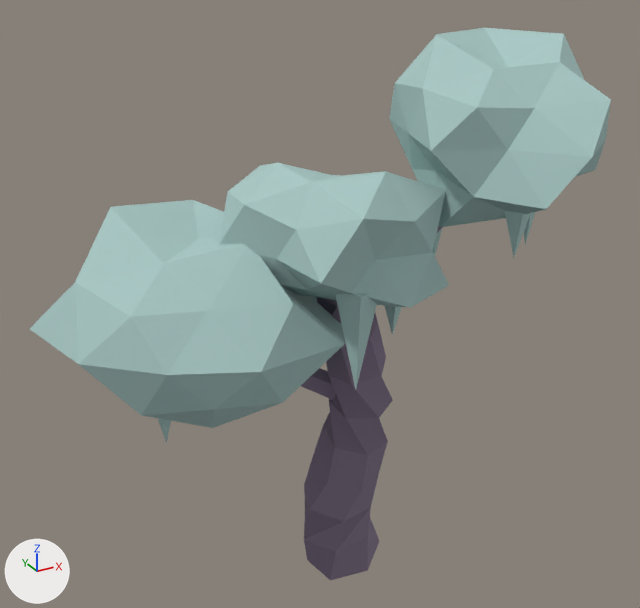
Two versions of the glTF model assets/models/goth_tree_teal/goth_tree_teal.glb, one commit apart.
Before and after are seen from a camera (50 mm lens) standing at (-4.51, -7.58, 6.88) and looking at (-0.39, -0.09, 3.14). Arrows for +X, +Y and +Z are at lower left; the lights stay in place. The older version comes first. Objects named as collision shapes, trigger or cutter boxes, shadow casters or lower levels of detail are left out. Vertices at exactly the same position are counted once.

Names of what the first picture shows: 'GothTree'.
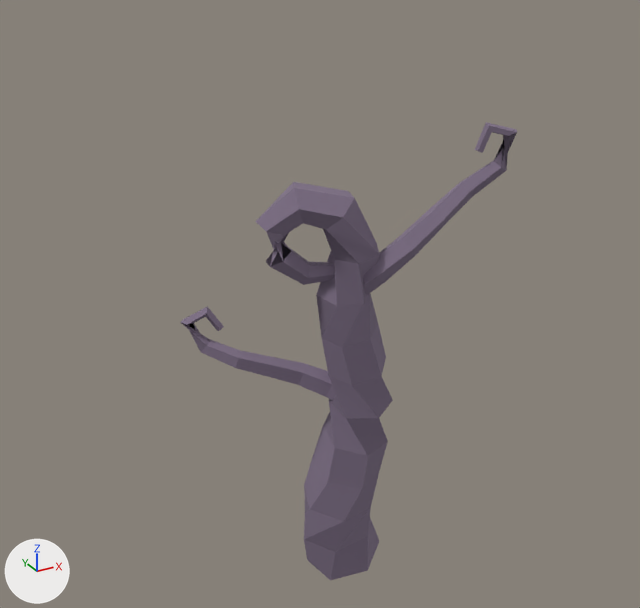
The change, as a diff of the scene's bpy script:
```diff
--- a/assets/models/goth_tree_teal/goth_tree_teal.glb.py
+++ b/assets/models/goth_tree_teal/goth_tree_teal.glb.py
@@ me_gothtree @@
 # used by ob_gothtree; location = (0.0, 0.0, 0.0)
-me_gothtree.from_pydata(...)  # 372 vertices, 684 faces; spans x -3.18..2.23, y -2.14..1.64, z -0.41..5.86
+me_gothtree.from_pydata(...)  # 192 vertices, 372 faces; spans x -1.76..1.31, y -1.04..0.46, z -0.41..5.05
+# me_gothtree part 1: 12 loose pieces with 180 vertices, spanning x -3.18..2.23, y -2.14..1.64, z 1.73..5.86, are deleted
 me_gothtree.materials.append(mat_toon_bark)
-me_gothtree.materials.append(mat_toon_leaves_mint)  # light grey #aac8c5
```

Pixel boxes (x1, y1, x2, y2) of what changed, in the pictures (640 x 608 px):
'GothTree', reshaped (42% narrower, 17% shorter)
    before: (30, 28, 611, 581)
    after: (180, 122, 517, 581)
part 1 of me_gothtree, deleted
    before: (30, 28, 611, 444)
